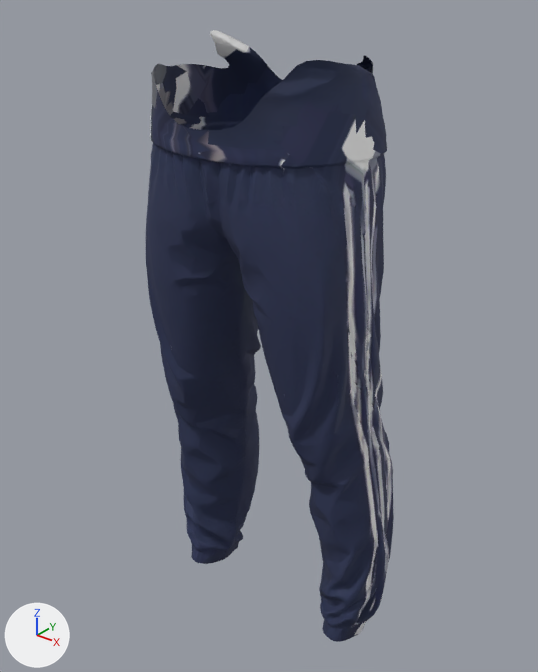
A saved change to the glTF model public/assets/characters/wear/tracksuit_pants.glb.
Rendered twice from a 50 mm lens placed at (0.777, -0.925, 1.259), pointed at (-0.006, 0.053, 0.652). Every picture has the same lights, and +X, +Y and +Z are marked at lower left. The older version comes first. Vertices at exactly the same position are counted once.

The first picture shows 'wear'.
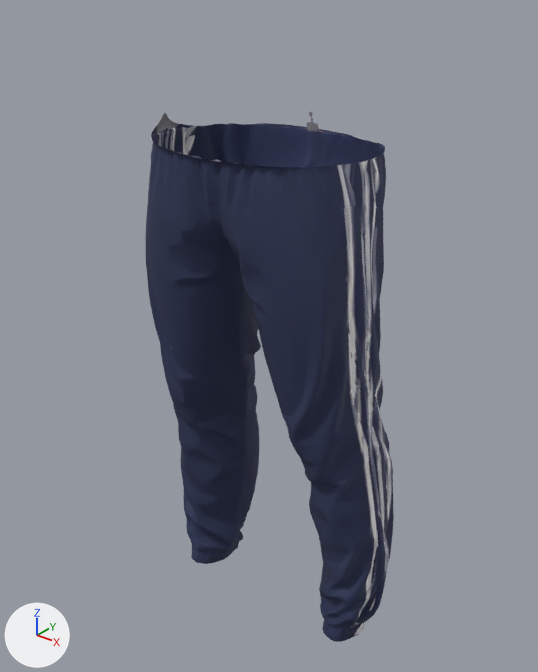
Boxes (x1, y1, x2, y2) around the edits, measured in the pictures (538 x 672 px):
```json
{"object": "wear", "change": "reshaped", "before": [146, 30, 394, 642], "after": [145, 112, 394, 642], "on screen": "13% shorter"}
{"part": 1, "of": "me_wear", "change": "cut back", "before": [150, 30, 387, 187], "after": [150, 113, 385, 187]}
{"part": 2, "of": "me_wear", "change": "surface changed", "before": [285, 165, 354, 201], "after": [247, 126, 354, 201]}
{"part": 3, "of": "me_wear", "change": "recoloured", "before": [155, 124, 383, 204], "after": [155, 124, 383, 204]}
```

Scene script edits in JSON lines:
```json
{"block": "me_wear", "where": "# used by ob_wear; location = (0.0, 0.0, 0.0)"}
{"op": "remove", "block": "me_wear", "code": "me_wear.from_pydata(...)  # 6984 vertices, 13796 faces; spans x -0.255..0.266, y -0.119..0.172, z 0.015..1.173"}
{"op": "add", "block": "me_wear", "code": "me_wear.from_pydata(...)  # 6494 vertices, 12804 faces; spans x -0.255..0.266, y -0.118..0.172, z 0.015..1.046"}
{"block": "me_wear", "change": "me_wear part 1: 3 vertices moved within x 0.134..0.204, y -0.093..0.022, z 1.014; 585 vertices removed from x -0.197..0.208, y -0.119..0.172, z 1.009..1.173; 105 vertices added at x -0.195..0.204, y -0.118..0.171, z 1.011..1.046"}
{"block": "me_wear", "change": "me_wear part 2: 5 kept faces spanning x -0.134..0.204, y -0.088..0.15, z 0.951..1.012 get new texture (UV) coordinates"}
{"block": "me_wear", "change": "me_wear part 3: 393 kept faces spanning x -0.24..0.212, y -0.116..0.172, z 0.03..1.021 get new vertex colours; the middle colour goes from white #ffffff to white #fcfcfc"}
{"block": "me_wear", "change": "other edits to the shape of me_wear do not show in these pictures"}
```
